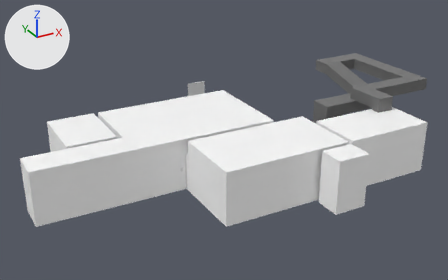
The Blender file Assets/Axtras/Models/Room.blend: old version first, new version second.
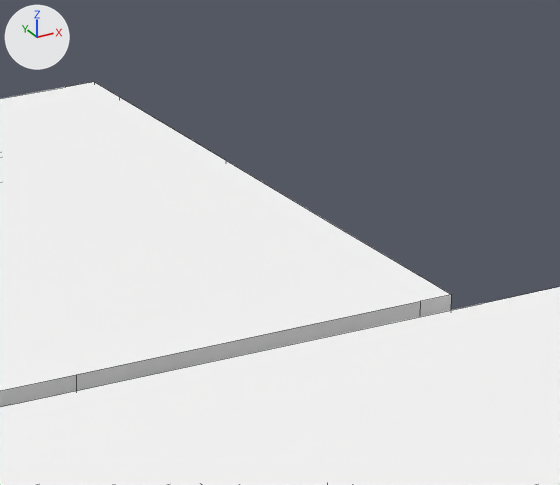
The first picture shows the older version from a 50 mm camera at (-11.82, -28.95, 13.51) aimed at (1.75, -4.29, 1.18). The close-ups show both versions on the part from 47% to 65% of the width and 28% to 53% of the height of that picture; other places that the commit changed are outside them. Lighting does not change. The marker at upper left points along +X, +Y and +Z. The close-ups show mesh edges as thin lines.

Objects in the first close-up: 'Room'.
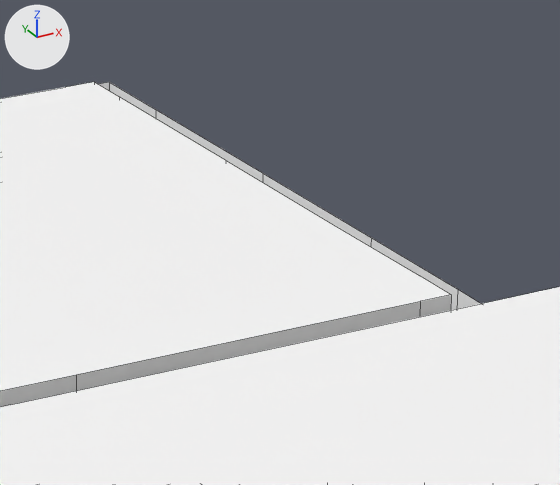
Diff of the bpy script that builds the scene:
```diff
--- a/Assets/Axtras/Models/Room.blend.py
+++ b/Assets/Axtras/Models/Room.blend.py
@@ me_plane_002 @@
+me_plane_002.from_pydata(...)  # 26 vertices, 12 faces; spans x -3.5..3.82, y -6.14..-0.66, z -0.01..2.34
+me_plane_002.materials.append(mat_walls)  # white #ffffff
@@ ob_storm_mesh @@
+ob_storm_mesh = bpy.data.objects.new('storm mesh', me_plane_002)
+ob_storm_mesh.location = (0.0, 0.0, 0.0)
```

Pixel boxes (x1, y1, x2, y2) of what changed, in the close-ups (560 x 485 px):
'storm mesh', added: after (99, 82, 481, 310)
